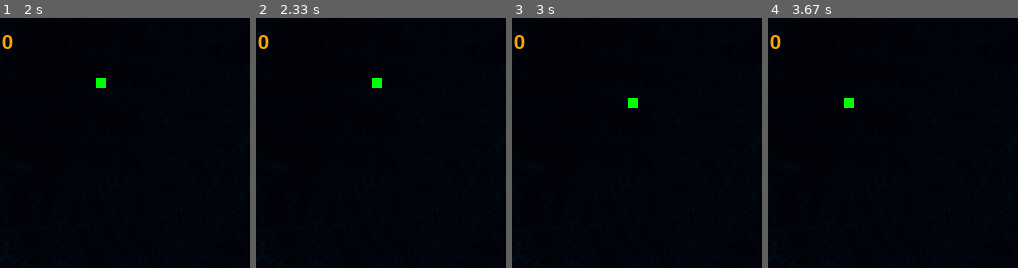
Above: before the commit, frames 1-4 (left to right).
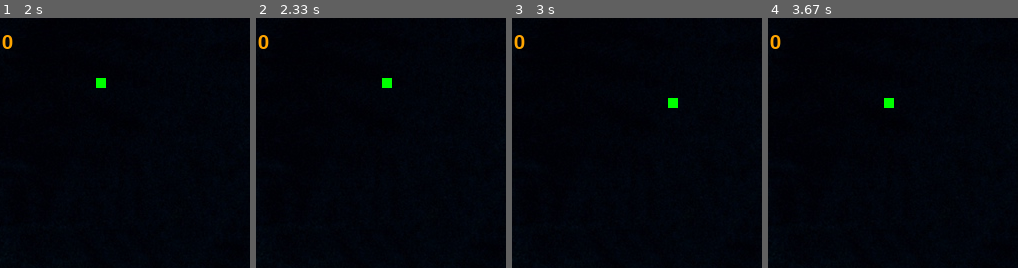
Above: after the commit, the same moments.

Repository: Netochka324/snake_pygame
Game: pygame game, started from snake_Shumilina.py
The game is run twice, just before and just after one commit, with the same random seed, the same clock (stepped at 60 frames per second) and the same inputs.
Inputs:
- Up to frame 1 (2 s): tap 1 at 0.33 s; hold Right 0.67-1.13 s; hold Up 1.17-1.63 s; hold Right from 1.67 s (still down)
- Up to frame 2 (2.33 s): release Right at 2.13 s; hold Left from 2.17 s (still down)
- Up to frame 3 (3 s): release Left at 2.7 s; hold Down from 2.73 s (still down)
- Up to frame 4 (3.67 s): release Down at 3.07 s; hold Left 3.1-3.5 s; hold Up from 3.53 s (still down)
The pictures show only the part of the screen within x 25-75%, y 0-50%; the shares and areas given below are measured in that part.

Frame 1 is identical in both runs. In frame 2, 0.3% of the frame differs, in the area x 46-55%, y 24-28%; in frame 3, 0.3%; in frame 4, 0.3%.

Commit message:
game proof direction

Diff:
--- a/snake_Shumilina.py
+++ b/snake_Shumilina.py
@@ -74,10 +74,10 @@
             pygame.quit()
             sys.exit()
         elif event.type == pygame.KEYDOWN:
-            if event.key == pygame.K_UP: change_to = 'up'
-            if event.key == pygame.K_DOWN: change_to = 'down'
-            if event.key == pygame.K_LEFT: change_to = 'left'
-            if event.key == pygame.K_RIGHT: change_to = 'right'
+            if event.key == pygame.K_UP and direction != 'down': change_to = 'up'
+            if event.key == pygame.K_DOWN and direction != 'up': change_to = 'down'
+            if event.key == pygame.K_LEFT and direction != 'right': change_to = 'left'
+            if event.key == pygame.K_RIGHT and direction != 'left': change_to = 'right'
             if event.key == pygame.K_1: pygame.mixer.music.pause()
             if event.key == pygame.K_2: pygame.mixer.music.play()
             if event.key == pygame.K_ESCAPE:
